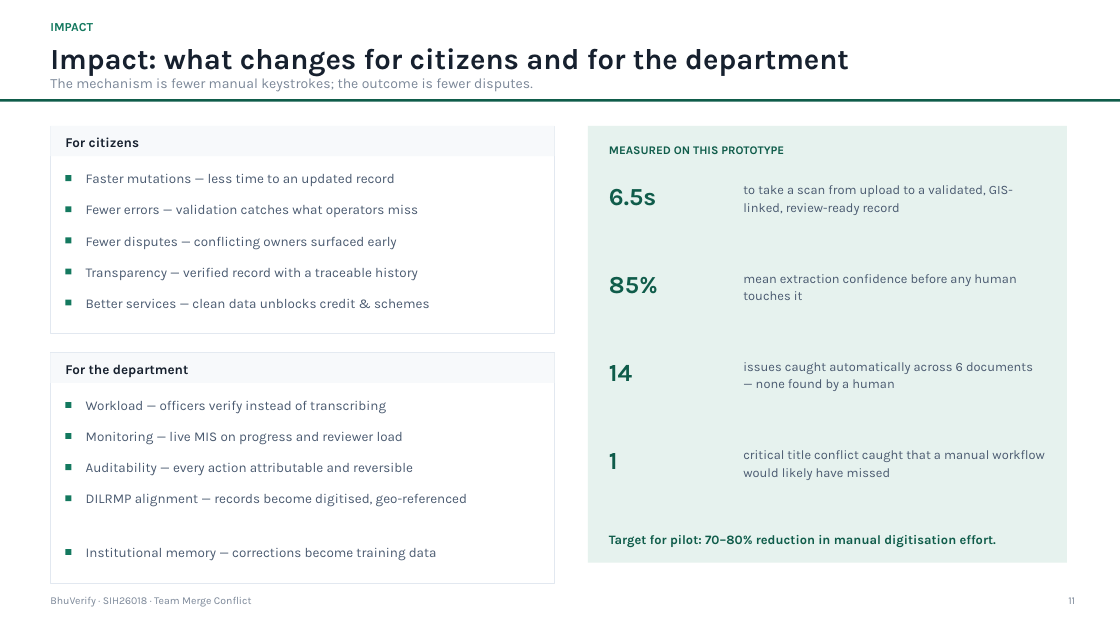
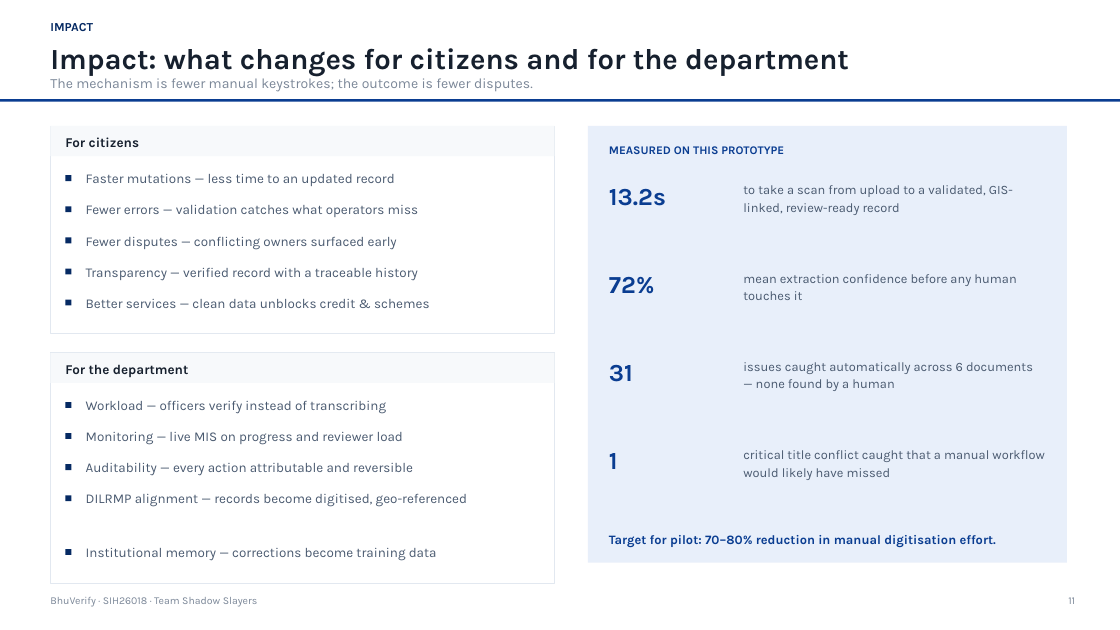
Before and after one commit to fresherscomputersc-hash/Bhuverify, a slide deck: slide 11 of BhuVerify_SIH26018_Pitch_Deck.pptx. Drawn at 1120x630 pixels with LibreOffice and Linux fonts; fonts in the diff are those of the drawing. Boxes give left, top, right and bottom in pixels: in the first picture for what was removed or moved away, otherwise in the second. Text is boxed around its words. In the diff, an @@ line names an element or a change of style, - is before the commit and + after.

```diff
--- a/BhuVerify_SIH26018_Pitch_Deck.pptx
+++ b/BhuVerify_SIH26018_Pitch_Deck.pptx
@@ text "IMPACT" at <box>50,23,93,31</box>: text colour #14795F to #062A63 @@
@@ rectangle at <box>0,99,1120,102</box>: fill #0F5C4A to #0A3D91 @@
@@ rectangle at <box>588,126,1067,563</box>: fill #E6F2EE to #E8EFFA @@
@@ text at <box>609,189,666,206</box>: text changed; text colour #0F5C4A to #0A3D91 @@
-6.5s
+13.2s
@@ text at <box>609,277,655,294</box>: text changed; text colour #0F5C4A to #0A3D91 @@
-85%
+72%
@@ text at <box>609,365,633,382</box>: text changed; text colour #0F5C4A to #0A3D91 @@
-14
+31
@@ text colour #0F5C4A to #0A3D91 in 3 elements at <box>609,146,784,154</box>, <box>609,453,618,469</box>, <box>609,535,996,548</box> @@
@@ fill #14795F to #062A63 in 10 elements at <box>66,176,71,181</box>, <box>66,207,71,213</box>, <box>66,238,71,244</box>, <box>66,269,71,275</box>, <box>66,300,71,306</box>, <box>66,402,71,408</box>, <box>66,434,71,439</box>, <box>66,465,71,471</box>, <box>66,496,71,502</box>, <box>66,549,71,555</box> @@
@@ text at <box>50,597,258,607</box>: text changed @@
-BhuVerify · SIH26018 · Team Merge Conflict
+BhuVerify · SIH26018 · Team Shadow Slayers
```
Also in this commit, not shown: 11 other slides changed, 19 other files.
